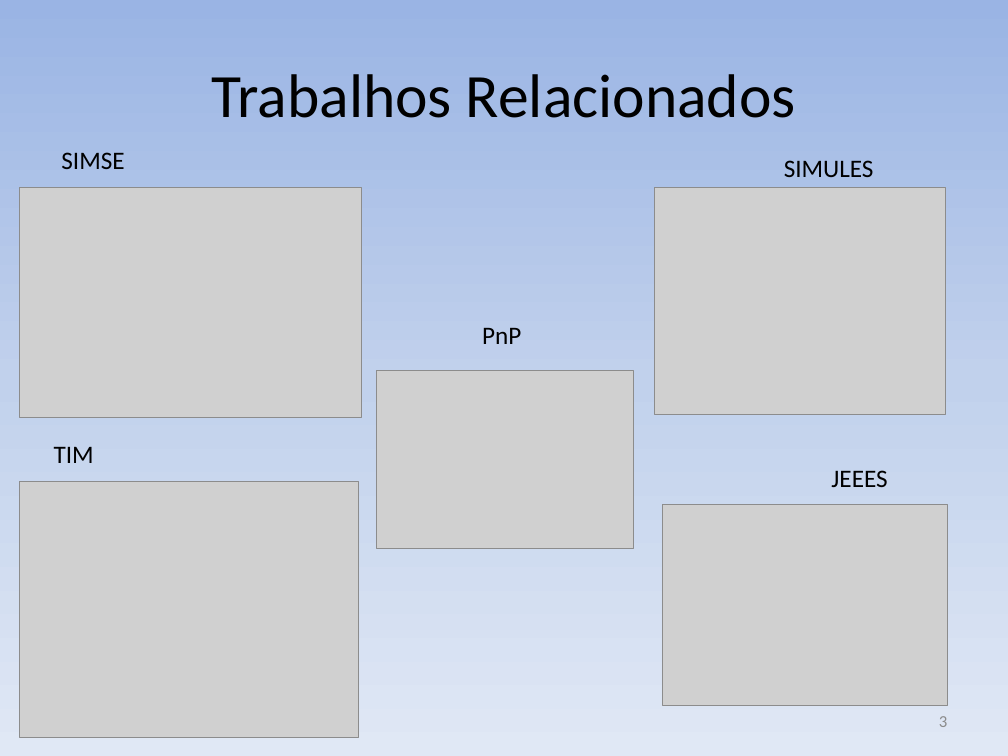
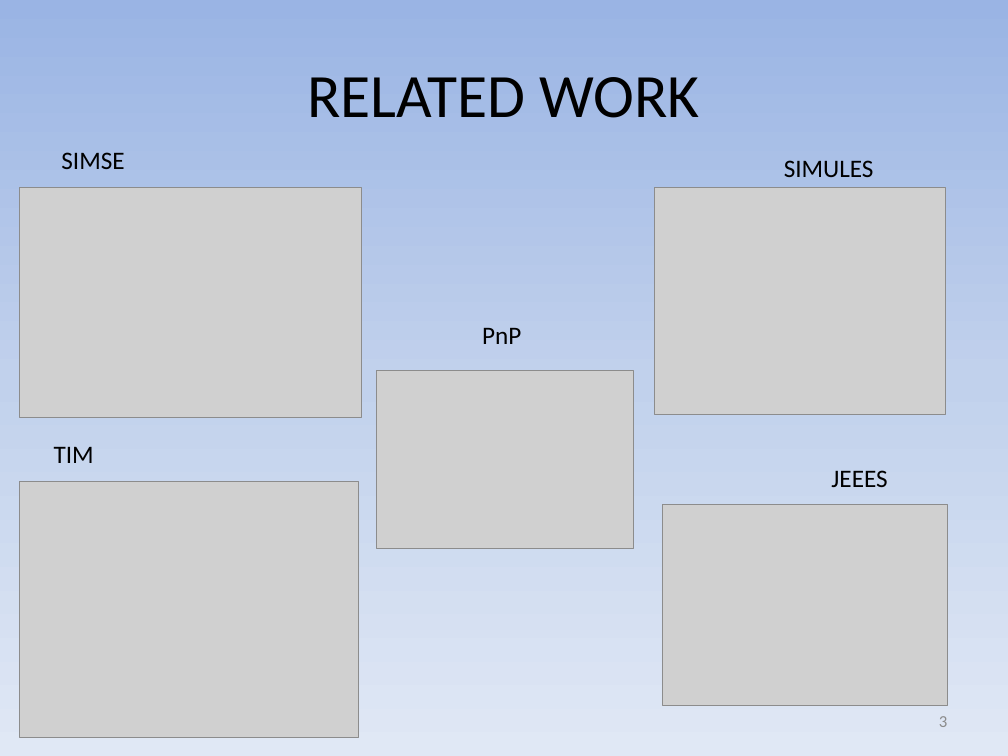
Before and after one commit to gems-uff/sdm, a slide deck: slide 3 of docs/Apresentação/SDM - Apresentação SBGames.pptx. Drawn at 1008x756 pixels with LibreOffice and Linux fonts; fonts in the diff are those of the drawing; grey boxes stand for pictures. Boxes give left, top, right and bottom in pixels: in the first picture for what was removed or moved away, otherwise in the second. Text is boxed around its words. In the diff, an @@ line names an element or a change of style, - is before the commit and + after.

```diff
--- a/docs/Apresentação/SDM - Apresentação SBGames.pptx
+++ b/docs/Apresentação/SDM - Apresentação SBGames.pptx
@@ title at bbox=[308, 77, 700, 118]: text changed @@
-Trabalhos Relacionados
+RELATED WORK
```
Also in this commit, not shown: 13 other slides changed, 1 slide added, 2 slides removed.
